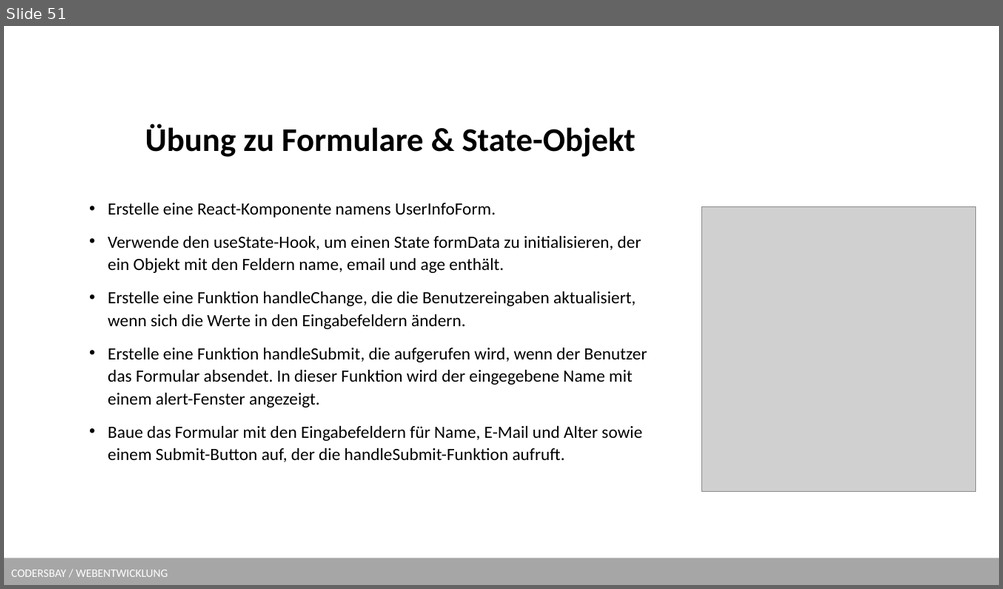
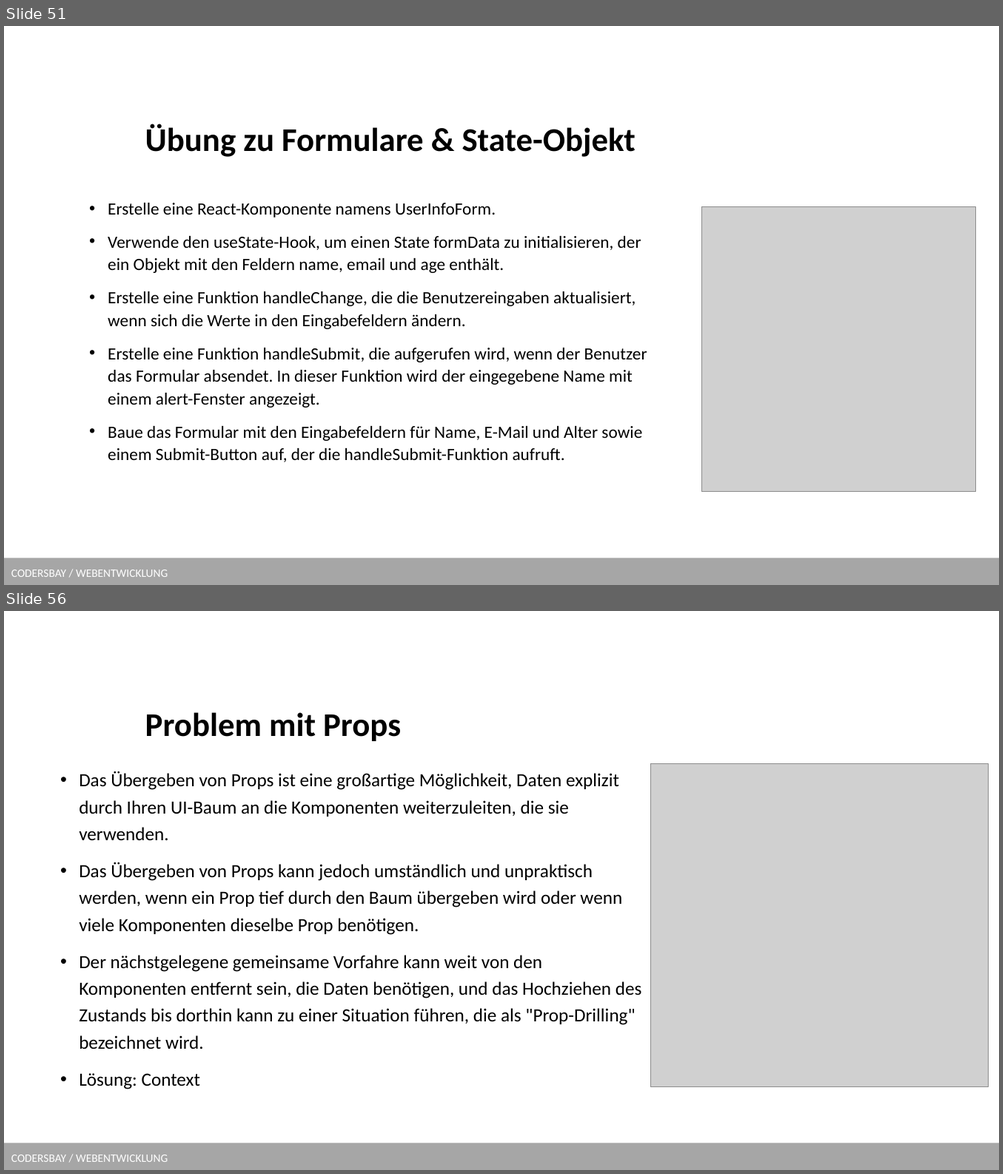
Before and after one commit to kodo89/Webentwicklung_23_24, a slide deck: 9. React/React.pptx. Shown one above the other, each under a label of ours: slide 51 before the commit, slides 51 and 56 after it; the slides between them are not shown. The pictures are 1003x589 and 1003x1174 pixels, drawn with LibreOffice and Linux fonts; fonts in the diff are those of the drawing; grey boxes stand for pictures; background and template pictures are left out. Boxes give left, top, right and bottom in pixels: in the first picture for what was removed or moved away, otherwise in the second. Text is boxed around its words. In the diff, an @@ line names an element or a change of style, - is before the commit and + after.

Commit message:
React Folien useEffect und Context

```diff
--- a/9. React/React.pptx
+++ b/9. React/React.pptx
@@ slide 56 added at (4,611,999,1170), background #FFFFFF; not listed: 1 template element that a slide beside it also shows @@
@@ title added at (145,712,401,741), 32 pt, text #000000, bold @@
+Problem mit Props
@@ picture added at (650,764,987,1087) @@
@@ text added at (79,772,642,1090), 18 pt, text #000000 @@
+• Das Übergeben von Props ist eine großartige Möglichkeit, Daten explizit durch Ihren UI-Baum an die Komponenten weiterzuleiten, die sie verwenden.
+• Das Übergeben von Props kann jedoch umständlich und unpraktisch werden, wenn ein Prop tief durch den Baum übergeben wird oder wenn viele Komponenten dieselbe Prop benötigen.
+• Der nächstgelegene gemeinsame Vorfahre kann weit von den Komponenten entfernt sein, die Daten benötigen, und das Hochziehen des Zustands bis dorthin kann zu einer Situation führen, die als "Prop-Drilling" bezeichnet wird.
+• Lösung: Context
```
Also in this commit, not shown: 20 other slides added, 2 other files.
